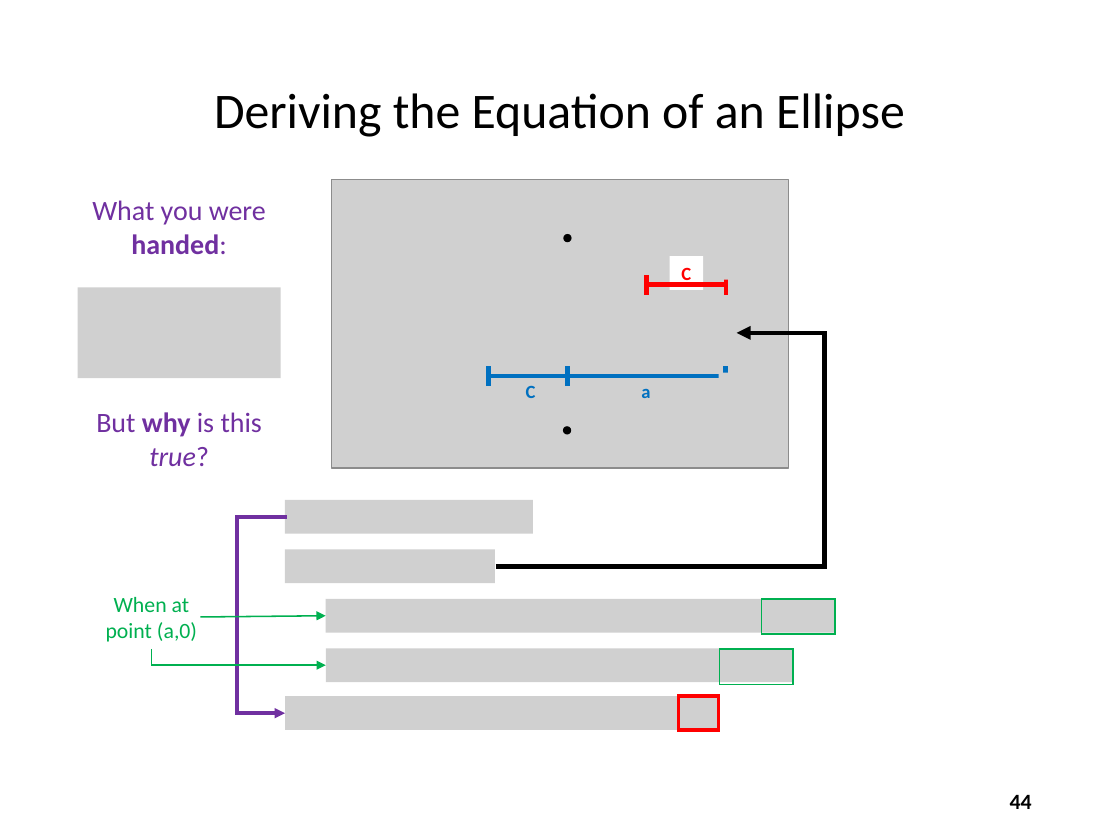
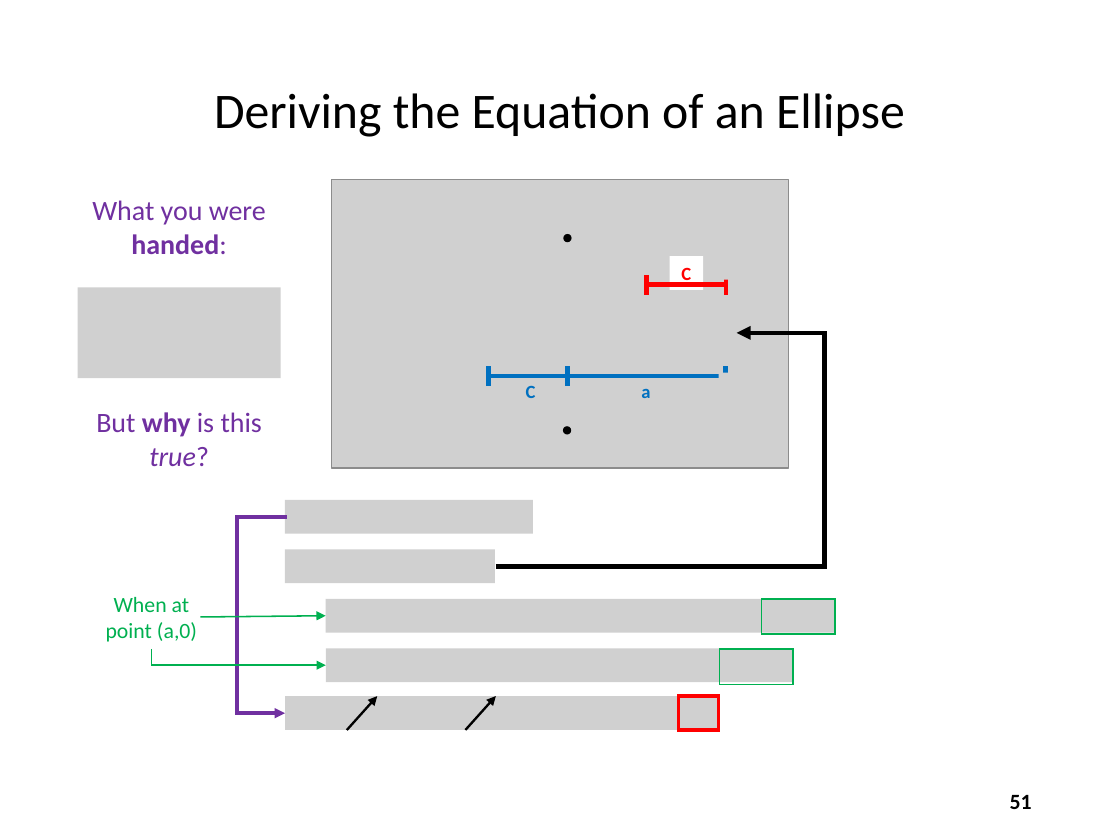
Before and after one commit to dbiersach/scicomp101, a slide deck: slide 51 of Session 07 - Trigonometry and Polar Graphs/Session 07 - Trigonometry and Polar Graphs.pptx (slide 44 before the commit). Drawn at 1120x840 pixels with LibreOffice and Linux fonts; fonts in the diff are those of the drawing; grey boxes stand for pictures. Boxes give left, top, right and bottom in pixels: in the first picture for what was removed or moved away, otherwise in the second. Text is boxed around its words. In the diff, an @@ line names an element or a change of style, - is before the commit and + after.

```diff
--- a/Session 07 - Trigonometry and Polar Graphs/Session 07 - Trigonometry and Polar Graphs.pptx
+++ b/Session 07 - Trigonometry and Polar Graphs/Session 07 - Trigonometry and Polar Graphs.pptx
@@ arrow added from (347, 730) to (377, 697), #000000 1.5 pt @@
@@ arrow added from (466, 730) to (496, 696), #000000 1.5 pt @@
@@ page number at [1010,795,1032,809]: text changed @@
-44
+51
```
Also in this commit, not shown: 17 other slides changed, 9 slides added, 1 slide removed, 1 other file.
